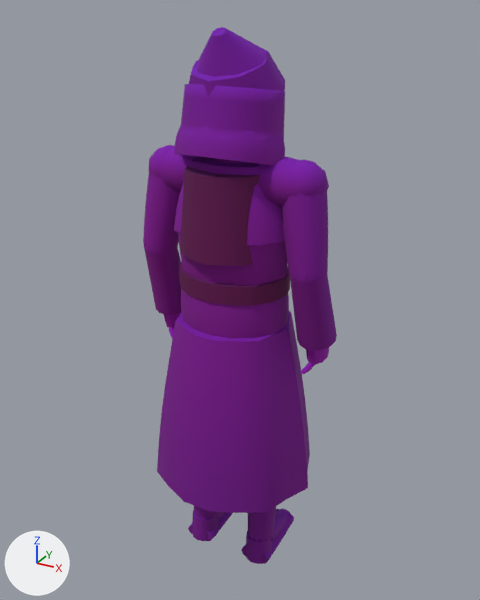
Two versions of the glTF model assets/kit/skel_sister.glb, one commit apart.
Camera for both pictures: a camera (50 mm lens) standing at (0.961, -1.709, 1.857) and looking at (0.0, 0.039, 0.983). The axes (+X, +Y, +Z) are drawn at lower left. The lights are the same throughout. The older version comes first. Vertices at exactly the same position are counted once.

Objects in the first picture: 'sister'.
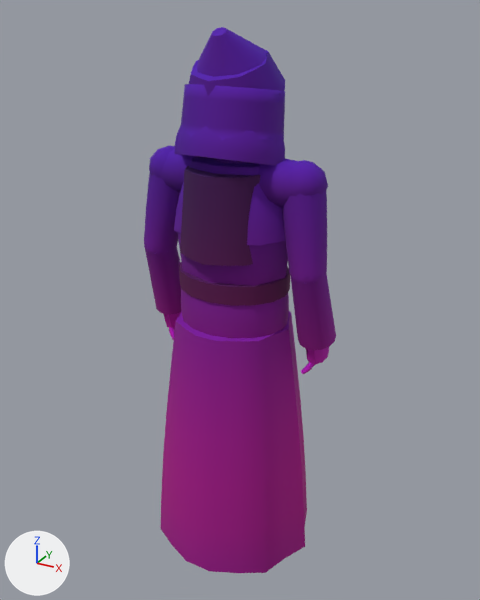
What differs and where, as boxes (x1, y1, x2, y2) in the pictures (480 x 600 px; the box of a moved part takes in the faces that stretch with it):
'sister', reshaped, recoloured: before (143, 27, 337, 564); after (144, 27, 336, 573)
part 1 of me_sister, moved or reshaped: before (157, 311, 310, 513); after (161, 311, 307, 573)
part 2 of me_sister, recoloured: before (151, 281, 335, 564); after (151, 281, 335, 573)
part 3 of me_sister, recoloured: before (143, 27, 337, 379); after (144, 27, 336, 393)

The change in detail:
me_sister has 2701 vertices, 5120 faces and spans x -0.33..0.33, y -0.26..0.26, z 0.0..1.81.
me_sister is used by ob_sister; location (0.0, 0.0, 0.0).
me_sister part 1: the loose piece of 108 vertices spanning x -0.29..0.29, y -0.26..0.26, z 0.36..0.94 is scaled about its middle by (1, 1, 1.45), then moved by (0.0, 0.0, -0.13).
me_sister part 2: 2138 faces centred in x -0.33..0.33, y -0.26..0.26, z 0.0..1.06 are repainted in the vertex colours; the middle colour goes from purple #9a00bf to pink #d100bf.
me_sister part 3: 2982 faces centred in x -0.33..0.33, y -0.19..0.19, z 0.81..1.81 are repainted in the vertex colours; the middle colour goes from purple #a300cf to purple #7400cf.
